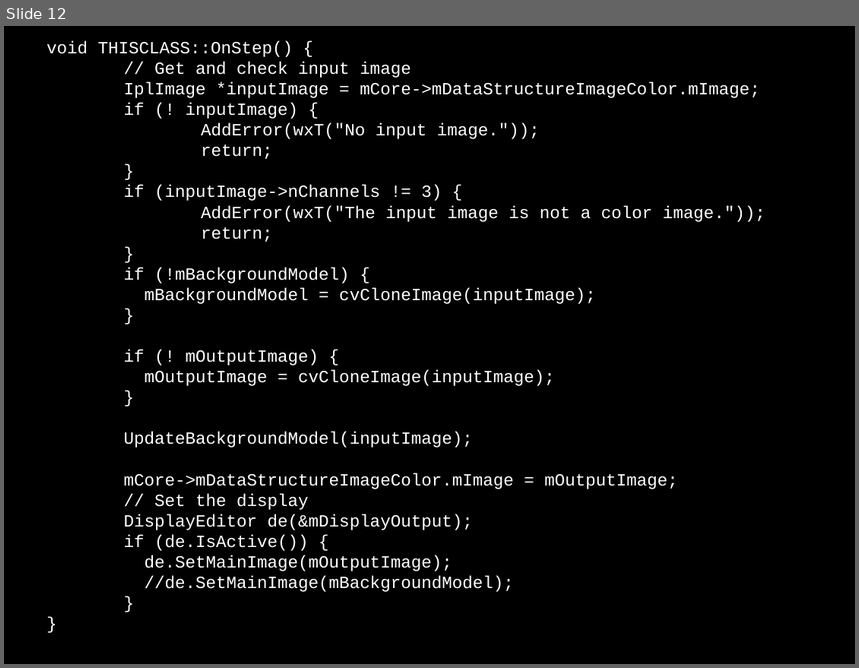
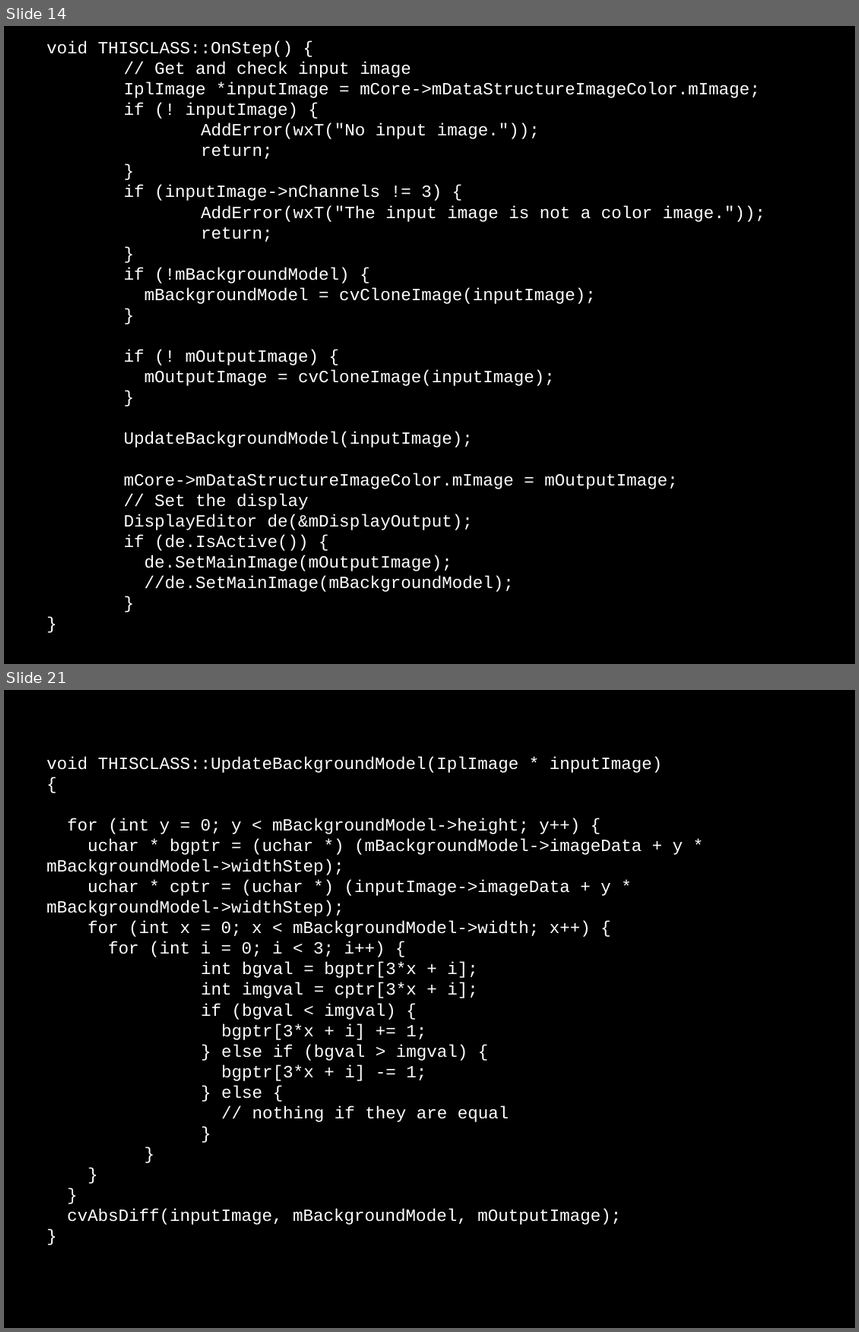
Before and after one commit to d28b/swistrack, a slide deck: Doc/tutorial.stefie10.06.2009/tutorialSlides.odp. Shown one above the other, each under a label of ours: slide 12 before the commit, slides 14 and 21 after it; the slides between them are not shown. The pictures are 859x668 and 859x1332 pixels, drawn with LibreOffice and Linux fonts; fonts in the diff are those of the drawing. Boxes give left, top, right and bottom in pixels: in the first picture for what was removed or moved away, otherwise in the second. Text is boxed around its words. In the diff, an @@ line names an element or a change of style, - is before the commit and + after.

```diff
--- a/Doc/tutorial.stefie10.06.2009/tutorialSlides.odp
+++ b/Doc/tutorial.stefie10.06.2009/tutorialSlides.odp
@@ slide 21 added at (4, 690, 855, 1328), background #000000 @@
@@ subtitle added at (47, 756, 683, 1225), 16 pt, text #FFFFFF @@
+void THISCLASS::UpdateBackgroundModel(IplImage * inputImage)
+{
+for (int y = 0; y < mBackgroundModel->height; y++) {
+uchar * bgptr = (uchar *) (mBackgroundModel->imageData + y * mBackgroundModel->widthStep);
+uchar * cptr = (uchar *) (inputImage->imageData + y * mBackgroundModel->widthStep);
+for (int x = 0; x < mBackgroundModel->width; x++) {
+for (int i = 0; i < 3; i++) {
+int bgval = bgptr[3*x + i];
+int imgval = cptr[3*x + i];
+if (bgval < imgval) {
+bgptr[3*x + i] += 1;
+} else if (bgval > imgval) {
+bgptr[3*x + i] -= 1;
+} else {
+// nothing if they are equal
+}
+}
+}
+}
+cvAbsDiff(inputImage, mBackgroundModel, mOutputImage);
+}
@@ what was slide 12 is now slide 14 @@
```
Also in this commit, not shown: 1 slide changed, 9 other slides added, 1 slide removed, 3 other files.
